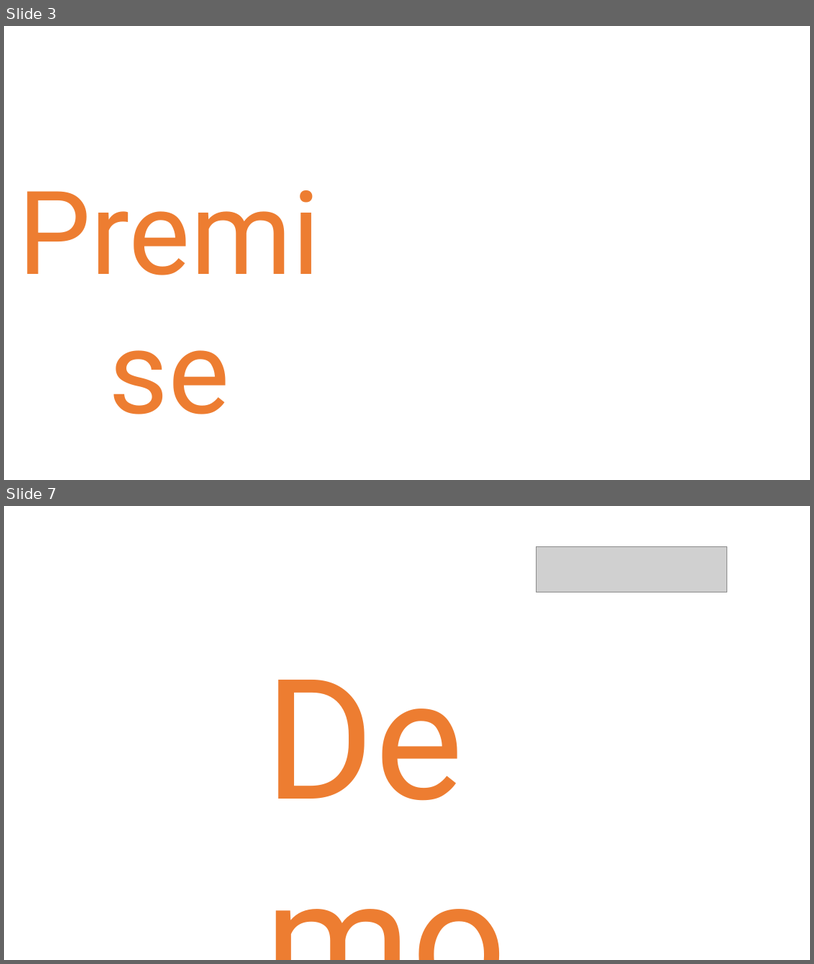
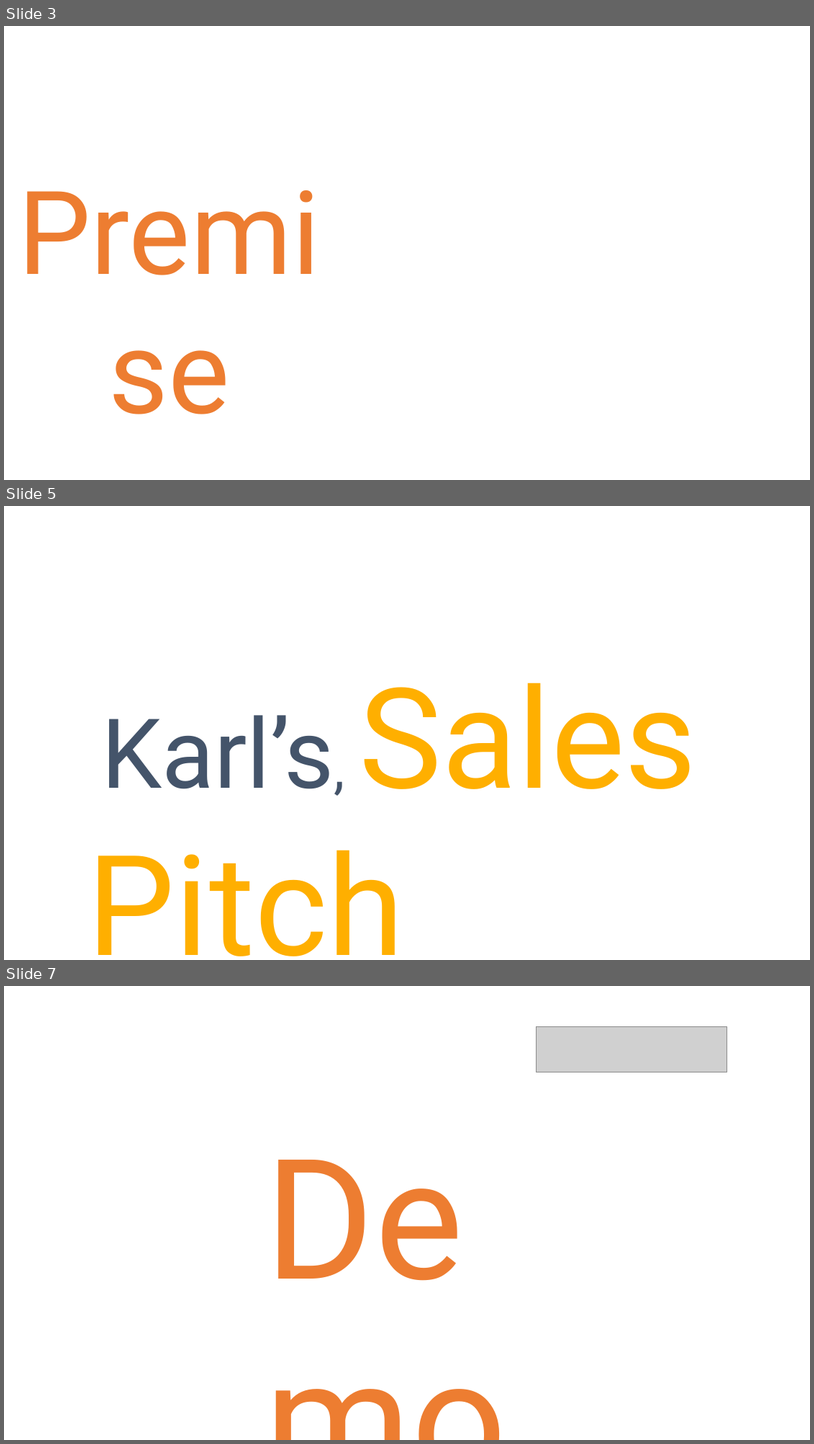
Before and after one commit to danielmarbach/Microservices.ServiceFabric, a slide deck: presentation.pptx. Shown one above the other, each under a label of ours: slides 3 and 7 before the commit, slides 3, 5 and 7 after it; the slides between them are not shown. The pictures are 814x964 and 814x1444 pixels, drawn with LibreOffice and Linux fonts; fonts in the diff are those of the drawing; grey boxes stand for pictures. Boxes give left, top, right and bottom in pixels: in the first picture for what was removed or moved away, otherwise in the second. Text is boxed around its words. In the diff, an @@ line names an element or a change of style, - is before the commit and + after.

```diff
--- a/presentation.pptx
+++ b/presentation.pptx
@@ slide 5 added at (4,506,810,960), background #FFFFFF @@
@@ text added at (88,682,697,956), 166 pt, text #FFAF00 @@
+Karl’s, Sales Pitch
```
Also in this commit, not shown: 1 slide changed, 6 other slides added, 4 slides removed, 1 other file.
